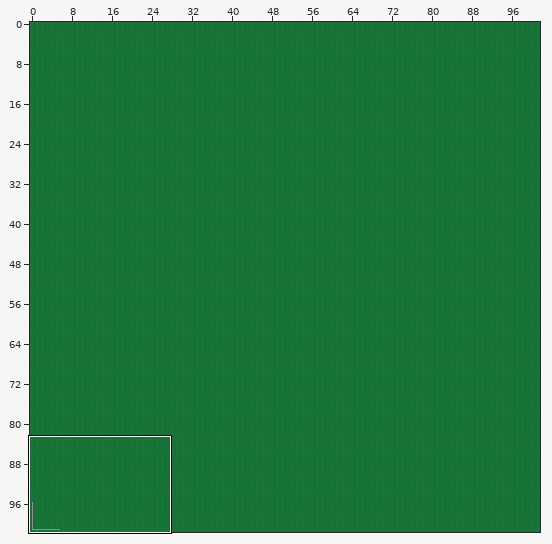
An edit to a level. Tiled map, level/Map1.tmx. The first picture is a wide view before the edit; the outline marks the close-up.
Close-up. Before the commit:
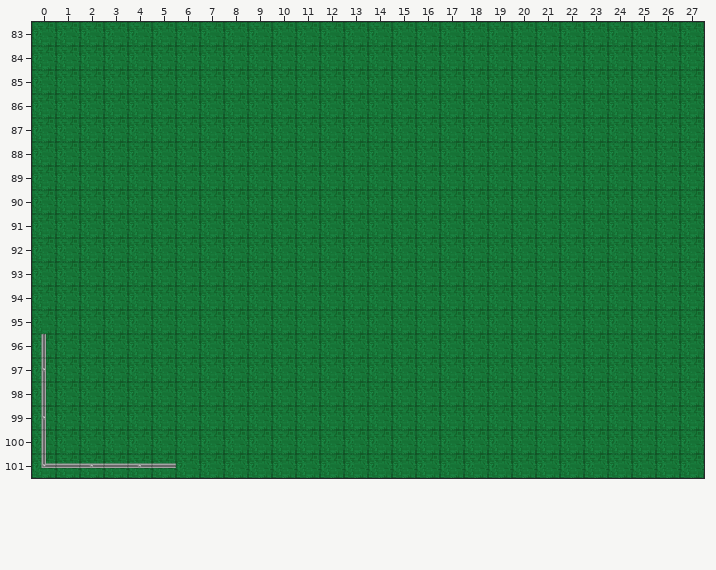
Cells are 30x30 px. Shown: x 0..27, y 83..101. The commit also changed other parts of the map, which this record leaves out.
Now the later version:
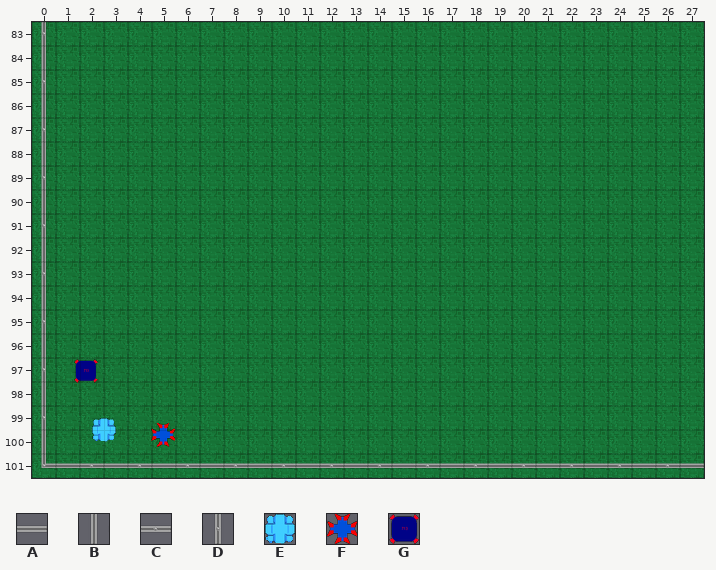
Key: from "VoltageTileSet": A 2, B 3, C 8, D 9, E 24, F 25, G 26.
_ is an empty cell, . an unchanged one.
Objects are placed by their top-left corner, in cells (3,4 is the top-left corner of cell 3,4); size is 1x1 cell unless given.
From old to new:
--- layer "TopLayer"
@@ x 0..0 @@
- 83 _
- 84 _
- 85 _
- 86 _
- 87 _
- 88 _
- 89 _
- 90 _
- 91 _
- 92 _
- 93 _
- 94 _
- 95 _
+ 83 D
+ 84 B
+ 85 D
+ 86 B
+ 87 D
+ 88 B
+ 89 D
+ 90 B
+ 91 D
+ 92 B
+ 93 D
+ 94 B
+ 95 D
@@ x 6..27 @@
-101 ______________________
+101 CACACACACACACACACACACA
--- layer "Object Layer"
+G at 1.8,97
+E at 2.5,99.5
+F at 4.9,99.7
Pixel boxes of the changes (left, top, right, bottom) in both close-ups:
added: (41, 22, 47, 334)
added: (74, 359, 98, 383)
added: (92, 418, 116, 442)
added: (151, 423, 175, 447)
added: (176, 463, 704, 469)
